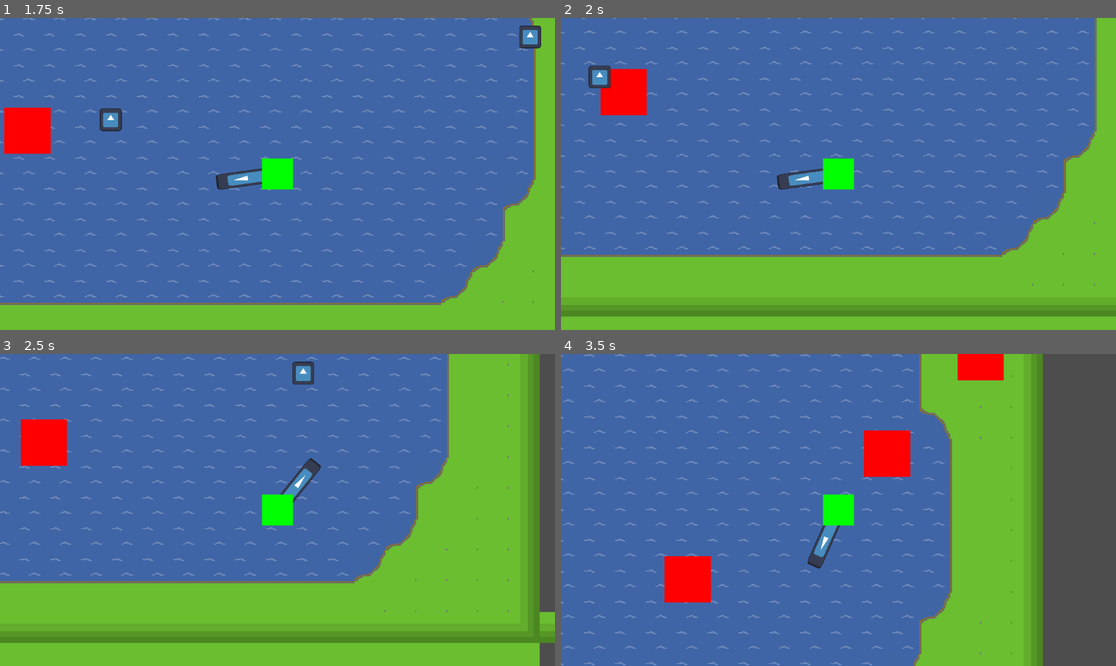
Above: before the commit, frames 1-4 (two rows, left to right).
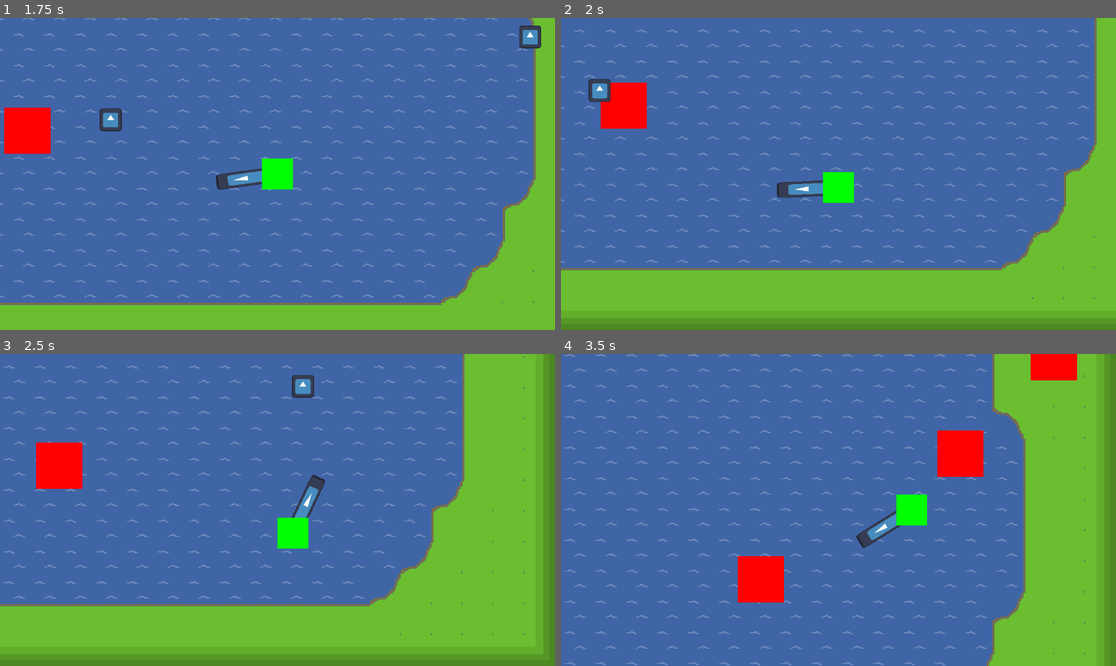
Above: after the commit, the same moments.

Repository: Hobbes-2/Duck-Hunter
Game: Godot game, scene res://Scenes/main.tscn
Two runs of this game, one before a commit and one after it. Both use one fixed random seed, a clock stepped at 60 frames per second and the inputs below. The engine's default icon, where the game draws it, is replaced by a stand-in: a white triangle on a blue panel in a dark square.
Inputs (mouse positions are in pixels of both pictures, inside the frame that each line leads up to):
- Up to frame 1 (1.75 s): move the mouse to (399, 158) at 0.52 s; hold D (Right) 0.53-1.28 s; tap Space (Shoot) at 0.6, 1.35 s; move the mouse to (166, 189) at 1.27 s; hold S (Down) from 1.28 s (still down)
- Up to frame 2 (2 s): keep holding S (Down)
- Up to frame 3 (2.5 s): move the mouse to (333, 441) at 2.02 s; release S (Down) at 2.03 s; hold D (Right) from 2.03 s (still down); tap Space (Shoot) at 2.1 s
- Up to frame 4 (3.5 s): move the mouse to (810, 572) at 2.77 s; release D (Right) at 2.78 s; hold W (Up) from 2.78 s (still down); tap Space (Shoot) at 2.85 s

Frame 1 is identical in both runs. In frame 2, 18% of the frame differs, in the area x 0-100%, y 0-100%; in frame 3, 28%; in frame 4, 39%.

Commit message:
cam bounds

Diff:
--- a/Scenes/main.tscn
+++ b/Scenes/main.tscn
@@ -76,7 +76,11 @@
 tile_map_data = PackedByteArray("AAD1/wUAAAABAAAAAAD1/wQAAAABAAAAAAD0/wQAAAABAAAAAAD0/wMAAAABAAAAAADz/wMAAAABAAAAAADz/w …(5312 unchanged characters)…
 tile_set = SubResource("TileSet_d1ilt")
 
-[node name="Player" parent="." unique_id=575605269 instance=ExtResource("1_jjgbg")]
+[node name="Player" parent="." unique_id=575605269 node_paths=PackedStringArray("lb", "rb", "ub", "bb") instance=ExtResource("1_jjgbg")]
+lb = NodePath("../Lb")
+rb = NodePath("../Rb")
+ub = NodePath("../Ub")
+bb = NodePath("../Bb")
 
 [node name="Card" parent="Player" unique_id=1710167673 instance=ExtResource("5_kry3j")]
 damagemod = 10
--- a/Scripts/player.gd
+++ b/Scripts/player.gd
@@ -11,9 +11,18 @@
 @onready var hand_sprite: Sprite2D = $Arm/HandSprite
 @onready var label: Label = $Camera2D/Label
 var bullet = preload("res://Scenes/bullet.tscn")
+@onready var camera_2d: Camera2D = $Camera2D
+
+@export var lb : Node2D
+@export var rb : Node2D
+@export var ub : Node2D
+@export var bb : Node2D
 
 func _ready() -> void:
-	pass
+	camera_2d.limit_left = lb.global_position.x
+	camera_2d.limit_right = rb.global_position.x
+	camera_2d.limit_top = ub.global_position.y
+	camera_2d.limit_bottom = bb.global_position.y
 
 func _physics_process(delta: float) -> void:
 
